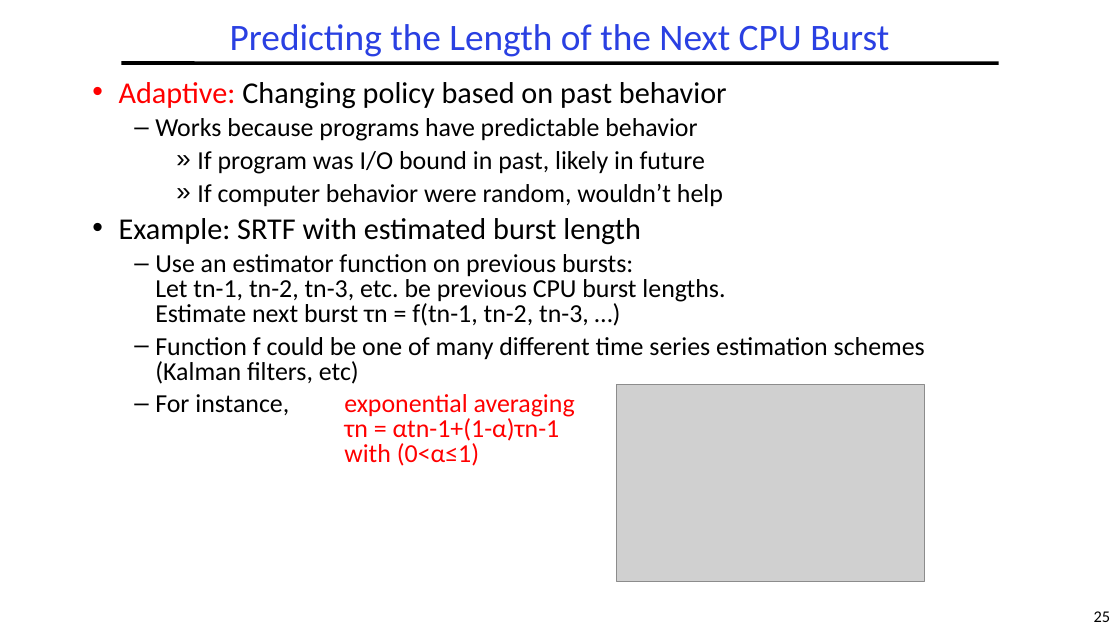
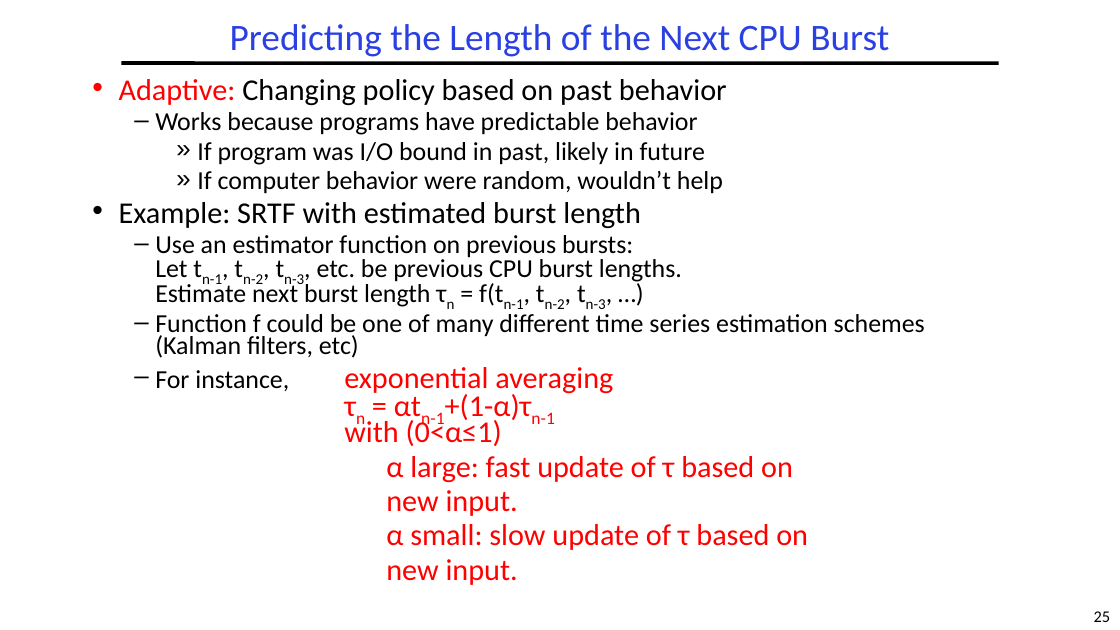
Before and after one commit to guhofstra/CSC256Fa25, a slide deck: slide 25 of PPTs/L5-Scheduling.pptx. Drawn at 1120x630 pixels with LibreOffice and Linux fonts; fonts in the diff are those of the drawing; grey boxes stand for pictures. Boxes give left, top, right and bottom in pixels: in the first picture for what was removed or moved away, otherwise in the second. Text is boxed around its words. In the diff, an @@ line names an element or a change of style, - is before the commit and + after.

```diff
--- a/PPTs/L5-Scheduling.pptx
+++ b/PPTs/L5-Scheduling.pptx
@@ text at (119,79,925,446): size 22.2 to 25.9 pt in "exponential averaging τn = αtn-1+(1-α)τn-1 with (0<α≤1)"; now subscript in "τn αtn-1+(1-α)τn-1"; line spacing 0.8 to 0.7; more space between paragraphs @@
@@ text at (155,235,682,309): text changed @@
-  – Use an estimator function on previous bursts:
-    Let tn-1, tn-2, tn-3, etc. be previous CPU burst lengths.
-    Estimate next burst τn = f(tn-1, tn-2, tn-3, …)
+  – Use an estimator function on previous bursts:
+    Let tn-1, tn-2, tn-3, etc. be previous CPU burst lengths.
+    Estimate next burst length τn = f(tn-1, tn-2, tn-3, …)
@@ picture removed at (616,384,924,581) @@
@@ text at (386,456,808,585): paragraphs added @@
+  α large: fast update of τ based on
+  new input.
+  α small: slow update of τ based on
+  new input.
```
Also in this commit, not shown: 1 slide added, 3 other files.
